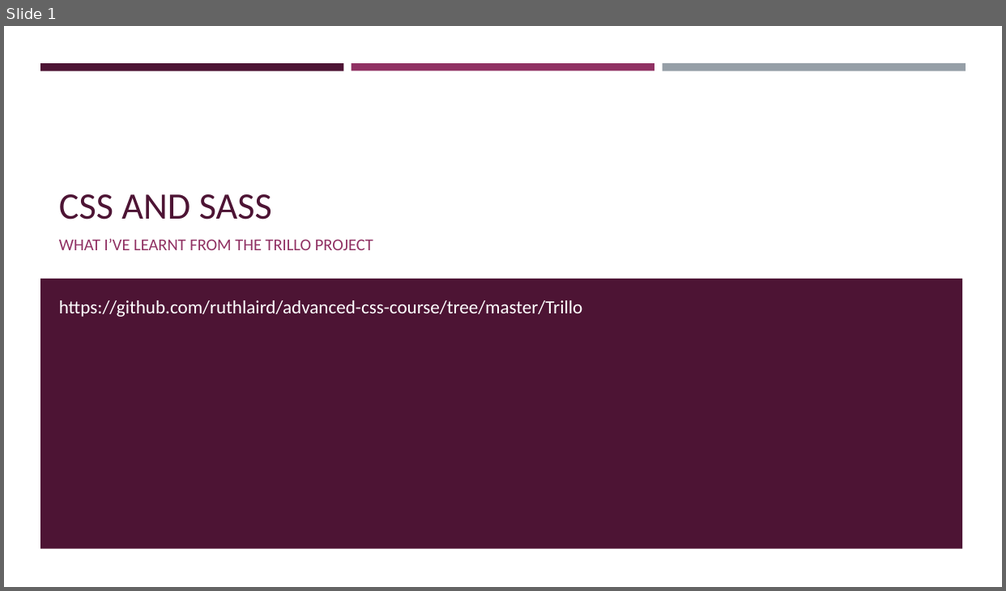
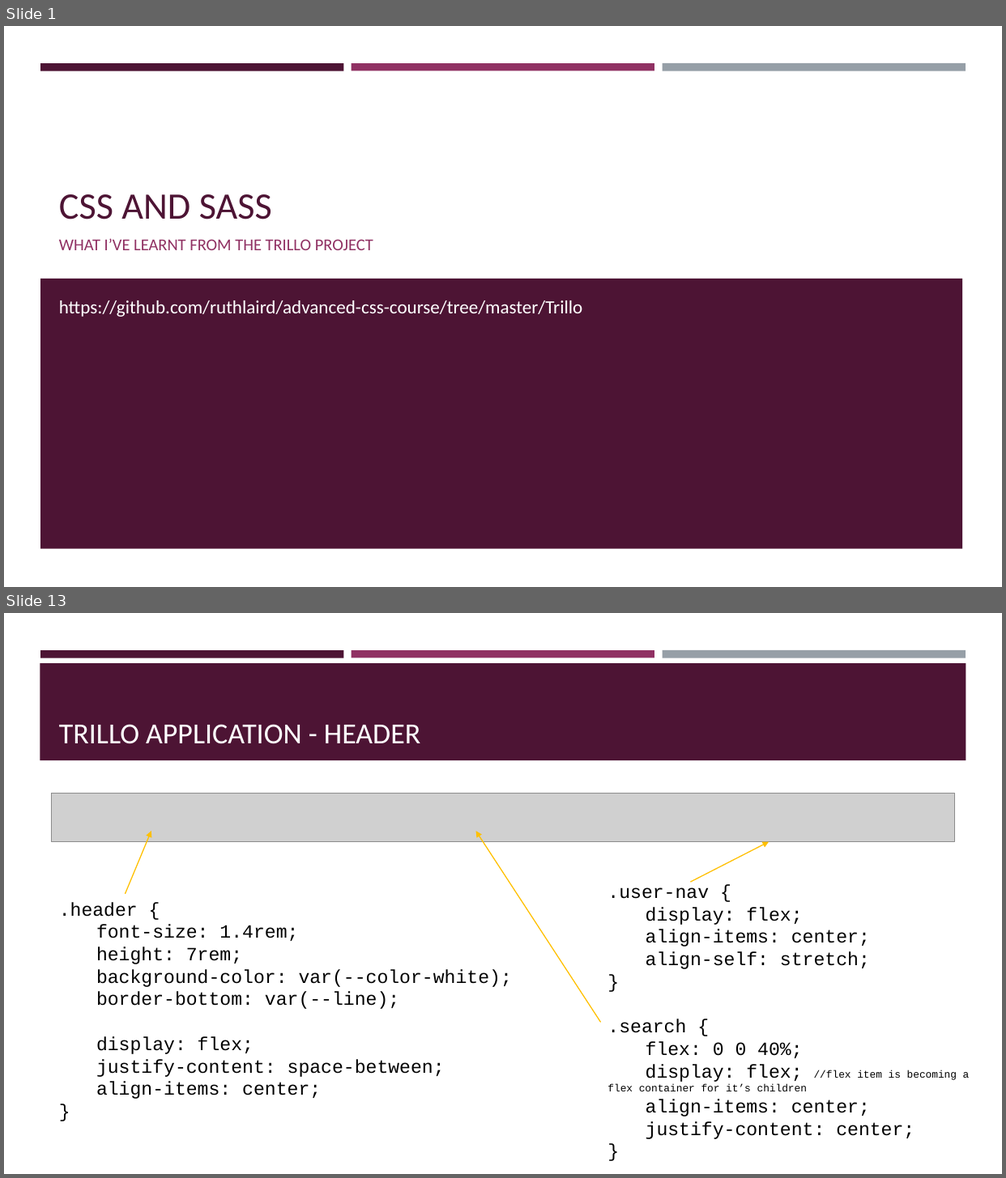
Before and after one commit to ruthlaird/advanced-css-course, a slide deck: Trillo/presentation/Trillo project - what I learnt.pptx. Shown one above the other, each under a label of ours: slide 1 before the commit, slides 1 and 13 after it; the slides between them are not shown. The pictures are 1006x591 and 1006x1178 pixels, drawn with LibreOffice and Linux fonts; fonts in the diff are those of the drawing; grey boxes stand for pictures. Boxes give left, top, right and bottom in pixels: in the first picture for what was removed or moved away, otherwise in the second. Text is boxed around its words. In the diff, an @@ line names an element or a change of style, - is before the commit and + after.

```diff
--- a/Trillo/presentation/Trillo project - what I learnt.pptx
+++ b/Trillo/presentation/Trillo project - what I learnt.pptx
@@ slide 13 added at <box>4,613,1002,1174</box>, background #FFFFFF; not listed: 3 template elements that a slide beside it also shows @@
@@ rectangle added at <box>40,663,966,760</box>, fill #4D1434 @@
@@ title added at <box>59,724,420,744</box>, 28 pt, text #FFFFFF @@
+TRILLO APPLICATION - HEADER
@@ picture added at <box>52,794,955,842</box> @@
@@ arrow added from (126, 894) to (151, 831), #FFC000 1 pt @@
@@ arrow added from (601, 1023) to (475, 831), #FFC000 1 pt @@
@@ arrow added from (691, 882) to (769, 842), #FFC000 1 pt @@
@@ text added at <box>59,902,512,1099</box>, 18 pt, text #000000 @@
+.header {
+font-size: 1.4rem;
+height: 7rem;
+background-color: var(--color-white);
+border-bottom: var(--line);
+display: flex;
+justify-content: space-between;
+align-items: center;
+}
@@ text added at <box>607,888,970,1139</box>, 18 pt, text #000000 @@
+.user-nav {
+display: flex;
+align-items: center;
+align-self: stretch;
+}
+.search {
+flex: 0 0 40%;
+display: flex; //flex item is becoming a flex container for it’s children
+align-items: center;
+justify-content: center;
+}
```
Also in this commit, not shown: 16 other slides added, 8 other files.
